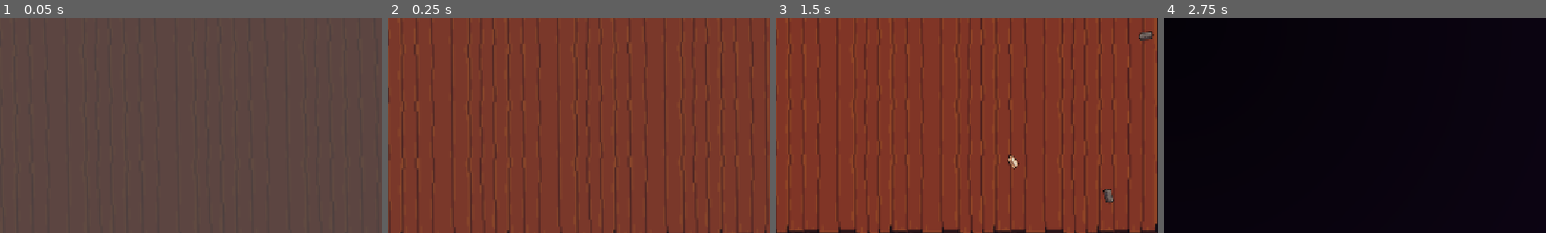
Above: before the commit, frames 1-4 (left to right).
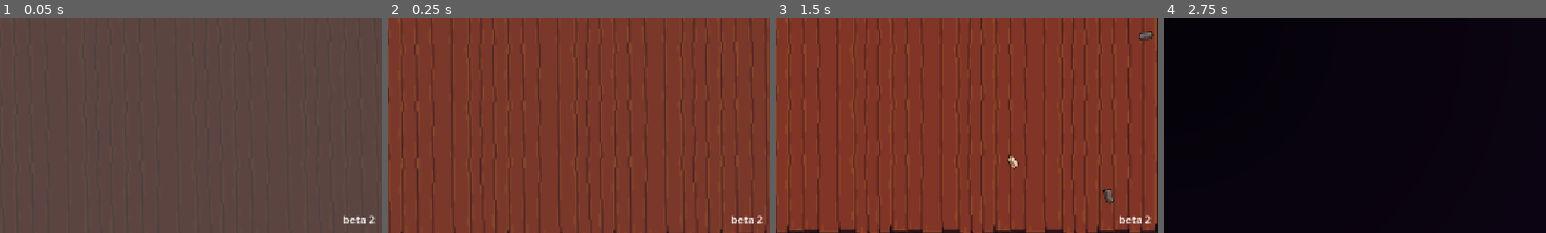
Above: after the commit, the same moments.

Repository: XiaoGeNekidora/AlchemistApprentice
Game: Godot game, scene res://title.tscn
The game is run twice, just before and just after one commit, with the same random seed, the same clock (stepped at 60 frames per second) and the same inputs.
Inputs (mouse positions are % of the whole screen's width and height, from its top left):
- Up to frame 1 (0.05 s): no input
- Up to frame 2 (0.25 s): no input
- Up to frame 3 (1.5 s): move the mouse to (72, 45) at 0.52 s; click (72, 45) at 0.67 s; drag from (22, 55) to (45, 70) at 1.27 s
- Up to frame 4 (2.75 s): move the mouse to (22, 64) at 2.02 s; click (22, 64) at 2.17 s
The pictures show only the part of the screen within x 50-100%, y 50-100%; the shares and areas given below are measured in that part.

The runs differ from the first frame. In frame 1, 0.2% of the frame differs, in the area x 90-99%, y 91-96%; in frame 2, 0.2%; in frame 3, 0.2%; in frame 4, nothing differs.

Commit message:
add version label

Diff:
--- a/title.tscn
+++ b/title.tscn
@@ -33,18 +33,18 @@
 outline_color = Color(0, 0, 0, 1)
 shadow_color = Color(0, 0, 0, 1)
 
-[node name="Title" type="Control"]
+[node name="Title" type="Control" unique_id=1007260877]
 layout_mode = 3
 anchors_preset = 0
 script = ExtResource("1_nuqgq")
 
-[node name="bg" type="TextureRect" parent="."]
+[node name="bg" type="TextureRect" parent="." unique_id=776707345]
 layout_mode = 0
 offset_right = 1155.0
 offset_bottom = 655.0
 texture = ExtResource("1_y7k74")
 
-[node name="TextureRect" type="TextureRect" parent="."]
+[node name="TextureRect" type="TextureRect" parent="." unique_id=324618015]
 layout_mode = 0
 offset_left = -134.0
 offset_top = 20.00003
@@ -53,14 +53,14 @@
 rotation = -0.20943952
 texture = SubResource("GradientTexture1D_3xoar")
 
-[node name="logo" type="TextureRect" parent="."]
+[node name="logo" type="TextureRect" parent="." unique_id=1753642552]
 layout_mode = 0
 offset_right = 444.7361
 offset_bottom = 250.0
 texture = ExtResource("2_oyqm6")
 expand_mode = 1
 
-[node name="CPUParticles2D" type="CPUParticles2D" parent="."]
+[node name="CPUParticles2D" type="CPUParticles2D" parent="." unique_id=1402107950]
 position = Vector2(1174, 323)
 amount = 20
 texture = ExtResource("3_3xoar")
@@ -74,7 +74,7 @@
 angle_min = -100.0
 angle_max = 100.0
 
-[node name="CPUParticles2D2" type="CPUParticles2D" parent="."]
+[node name="CPUParticles2D2" type="CPUParticles2D" parent="." unique_id=1472286730]
 position = Vector2(1174, 323)
 amount = 20
 texture = ExtResource("4_7lgly")
@@ -88,7 +88,7 @@
 angle_min = -100.0
 angle_max = 100.0
 
-[node name="CPUParticles2D3" type="CPUParticles2D" parent="."]
+[node name="CPUParticles2D3" type="CPUParticles2D" parent="." unique_id=287323197]
 position = Vector2(1174, 323)
 amount = 20
 texture = ExtResource("5_0824t")
@@ -102,7 +102,7 @@
 angle_min = -100.0
 angle_max = 100.0
 
-[node name="Start" type="Label" parent="."]
+[node name="Start" type="Label" parent="." unique_id=1439811000]
 layout_mode = 0
 offset_left = 124.0
 offset_top = 323.0
@@ -113,7 +113,7 @@
 label_settings = SubResource("LabelSettings_0824t")
 script = ExtResource("7_0824t")
 
-[node name="Credits" type="Label" parent="."]
+[node name="Credits" type="Label" parent="." unique_id=1452500844]
 layout_mode = 0
 offset_left = 172.0
 offset_top = 386.0
@@ -124,7 +124,7 @@
 label_settings = SubResource("LabelSettings_nuqgq")
 script = ExtResource("7_0824t")
 
-[node name="Exit" type="Label" parent="."]
+[node name="Exit" type="Label" parent="." unique_id=1813192172]
 layout_mode = 0
 offset_left = 205.0
 offset_top = 449.0
@@ -135,6 +135,14 @@
 label_settings = SubResource("LabelSettings_lx2ly")
 script = ExtResource("7_0824t")
 
+[node name="Label" type="Label" parent="." unique_id=628679057]
+layout_mode = 0
+offset_left = 1093.0
+offset_top = 616.0
+offset_right = 1143.0
+offset_bottom = 639.0
+text = "beta 2"
+
 [connection signal="clicked" from="Start" to="." method="_on_start_clicked"]
 [connection signal="clicked" from="Credits" to="." method="_on_credits_clicked"]
 [connection signal="clicked" from="Exit" to="." method="_on_exit_clicked"]
Not shown: 1 places in title.tscn that only renumber resources
